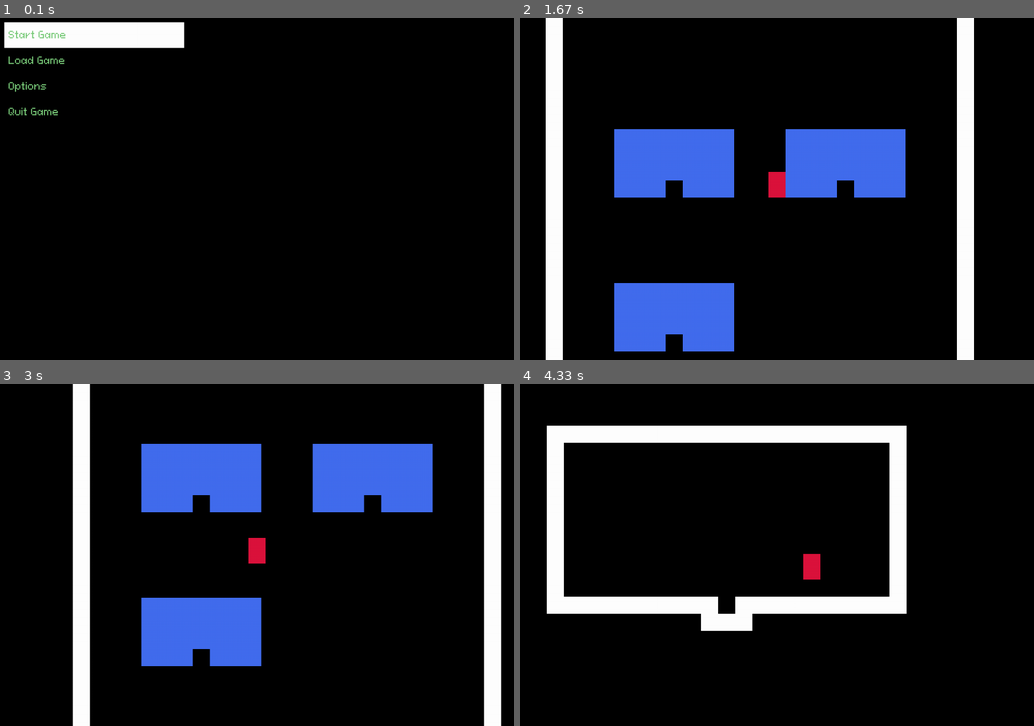
Above: before the commit, frames 1-4 (two rows, left to right).
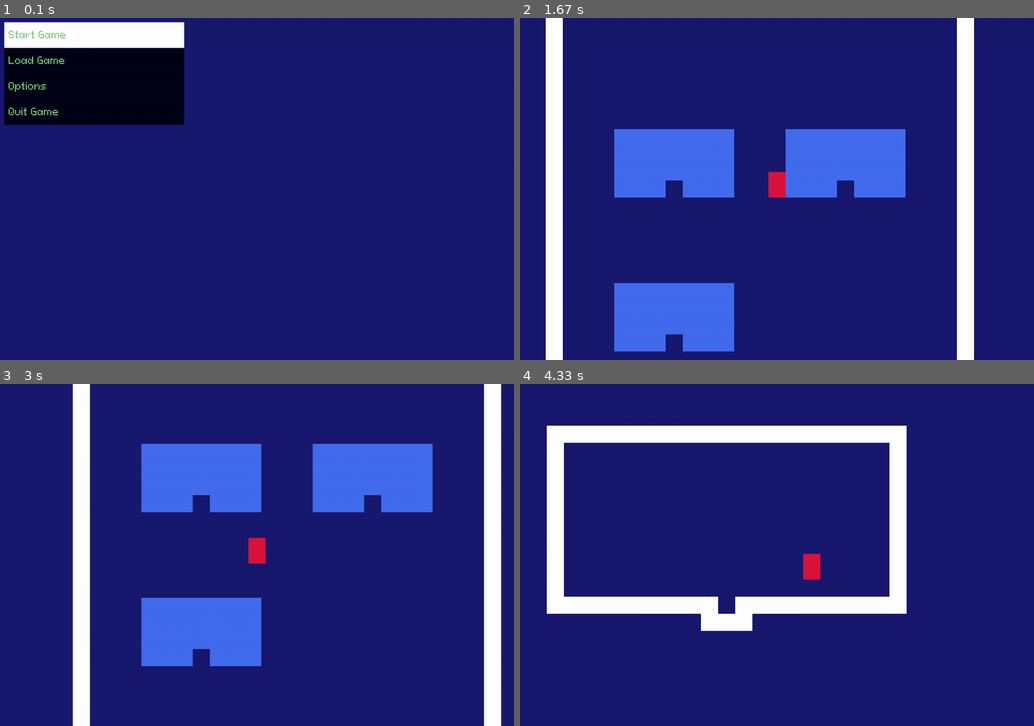
Above: after the commit, the same moments.

Repository: kritserv/rpg-maker-style-top-down-game-template
Game: pygame game, started from main.py
The game is run twice, just before and just after one commit, with the same random seed, the same clock (stepped at 60 frames per second) and the same inputs.
Inputs:
- Up to frame 1 (0.1 s): no input
- Up to frame 2 (1.67 s): tap Enter at 0.33 s; hold Right 0.67-1.13 s; hold Up 1.17-1.47 s
- Up to frame 3 (3 s): hold Left 2-2.53 s; hold Down 2.57-2.87 s; hold Left from 2.9 s (still down)
- Up to frame 4 (4.33 s): release Left at 3.3 s; hold Up 3.33-3.7 s; hold Right from 3.73 s (still down)

The runs differ from the first frame. In frame 1, 90% of the frame differs, in the area x 0-100%, y 0-100%; in frame 2, 80%; in frame 3, 80%; in frame 4, 89%.

Commit message:
add darkblue to palette & use darkblue as background color & add func to draw Menu background

Diff:
--- a/main.py
+++ b/main.py
@@ -9,7 +9,7 @@
 	default_screen_width, \
 	default_screen_height, \
 	default_screen_size, \
-	black, check_pygame_event, \
+	black, darkblue, check_pygame_event, \
 	print_debug, load_screen_from_json, \
 	toggle_full_screen, update_size, \
 	load_scene_from_json, load_event_from_json, \
@@ -140,7 +140,7 @@
 
 			# ================= [ TITLE GRAPHIC ] ================
 
-			screen.fill(black)
+			screen.fill(darkblue)
 			black_bar.draw_if_set(curr_width, curr_height, ratio)
 			title_screen_menu.draw(pixel_size)
 
@@ -184,7 +184,7 @@
 			player.resize(pixel_size)
 			top_down_map.resize(pixel_size, player)
 
-			screen.fill(black)
+			screen.fill(darkblue)
 			camera.draw(pixel_size, player, top_down_map)
 			black_bar.draw_if_set(curr_width, curr_height, ratio)
 			if pause:
@@ -219,7 +219,7 @@
 
 			# =============== [ LOAD GAME GRAPHIC ] ==============
 
-			screen.fill(black)
+			screen.fill(darkblue)
 			black_bar.draw_if_set(curr_width, curr_height, ratio)
 			save_manager.load_menu.draw(pixel_size)
 
--- a/src/__init__.py
+++ b/src/__init__.py
@@ -1,12 +1,12 @@
 from .variable import clock_tick, curr_fps,\
 	default_screen_width, default_screen_height, \
-	default_screen_size, black, font_x1, font_x2, font_x3, font_x4
+	default_screen_size, black, darkblue, font_x1, font_x2, font_x3, font_x4
 from .func import check_pygame_event, blit_text, print_debug, \
 	load_screen_from_json, toggle_full_screen, \
 	update_size, load_scene_from_json, load_event_from_json, load_save_from_json
 from .entity import Player, TopDownMap, Camera, \
 	BlackBar, Timer, SceneManager, Event, Cursor, Menu, SaveManager
 
-__all__ = [clock_tick, curr_fps, default_screen_width, default_screen_height, default_screen_size, black, font_x1, font_x2, font_x3, font_x4,
+__all__ = [clock_tick, curr_fps, default_screen_width, default_screen_height, default_screen_size, black, darkblue, font_x1, font_x2, font_x3, font_x4,
 	check_pygame_event, blit_text, print_debug, load_screen_from_json, load_event_from_json, toggle_full_screen, update_size, load_scene_from_json, load_save_from_json,
 	Player, TopDownMap, Camera, BlackBar, Timer, SceneManager, Event, Cursor, Menu, SaveManager]
--- a/src/entity/menu.py
+++ b/src/entity/menu.py
@@ -1,6 +1,6 @@
 import pygame as pg
 from src import font_x1, font_x2, font_x3, font_x4, blit_text
-from src.variable import green
+from src.variable import green, black
 
 class Menu:
 	def __init__(self, cursor):
@@ -11,6 +11,9 @@
 		self.columns = 1
 		self.top_left_x, self.top_left_y = 8, 8
 		self.font_size_plus_1 = False
+
+		self.need_background = True
+		self.menu_background = None
 
 	def calculate_menu_obs_pos(self):
 		self.top = -32
@@ -31,9 +34,19 @@
 		self.calculate_menu_obs_pos()
 		self.calculate_button_pos()
 
+	def draw_background(self, pixel_size):
+		screen = self.cursor.screen
+		if not self.menu_background:
+			self.menu_background = pg.Surface((self.cursor.original_width * pixel_size * self.columns, 16 * pixel_size * len(self.buttons)))
+			self.menu_background.set_alpha(200)
+			self.menu_background.fill(black)
+		screen.blit(self.menu_background, (self.top_left_x, self.top_left_y))
+
 	def draw(self, pixel_size):
 		if self.font_size_plus_1:
 			pixel_size += 1
+		if self.need_background:
+			self.draw_background(pixel_size)
 		self.cursor.draw(pixel_size, self.top_left_x, self.top_left_y)
 		if pixel_size == 1:
 			menu_font = font_x1
--- a/src/variable/__init__.py
+++ b/src/variable/__init__.py
@@ -1,8 +1,8 @@
 from .pygame_clock import clock_tick, curr_fps
 from .fonts import debug_font, font_x1, font_x2, font_x3, font_x4
-from .palette import red, black, white, green, blue
+from .palette import red, black, white, green, blue, darkblue
 from .screen import screen, default_screen_width, default_screen_height, native_screen_multiplier, default_screen_size
 
 __all__ = (clock_tick, curr_fps, debug_font, font_x1, font_x2, font_x3, font_x4,
-	red, black, white, green, blue,
+	red, black, white, green, blue, darkblue,
 	screen, default_screen_width, default_screen_height, native_screen_multiplier, default_screen_size)
--- a/src/variable/palette.py
+++ b/src/variable/palette.py
@@ -5,3 +5,4 @@
 white = pg.Color("grey100")
 green = pg.Color("palegreen3")
 blue = pg.Color("royalblue2")
+darkblue = pg.Color("midnightblue")
